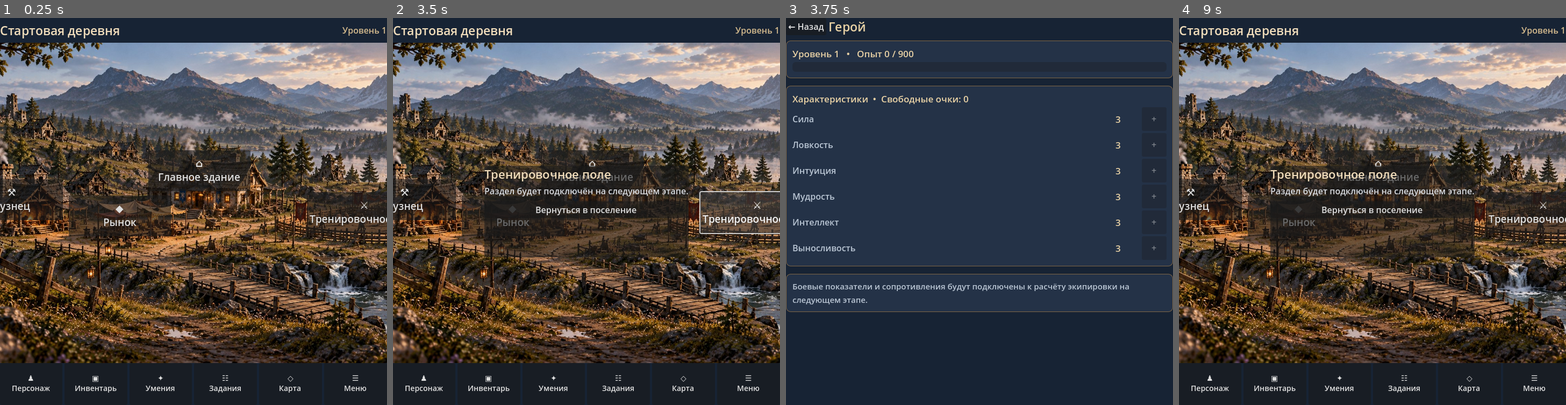
Above: before the commit, frames 1-4 (left to right).
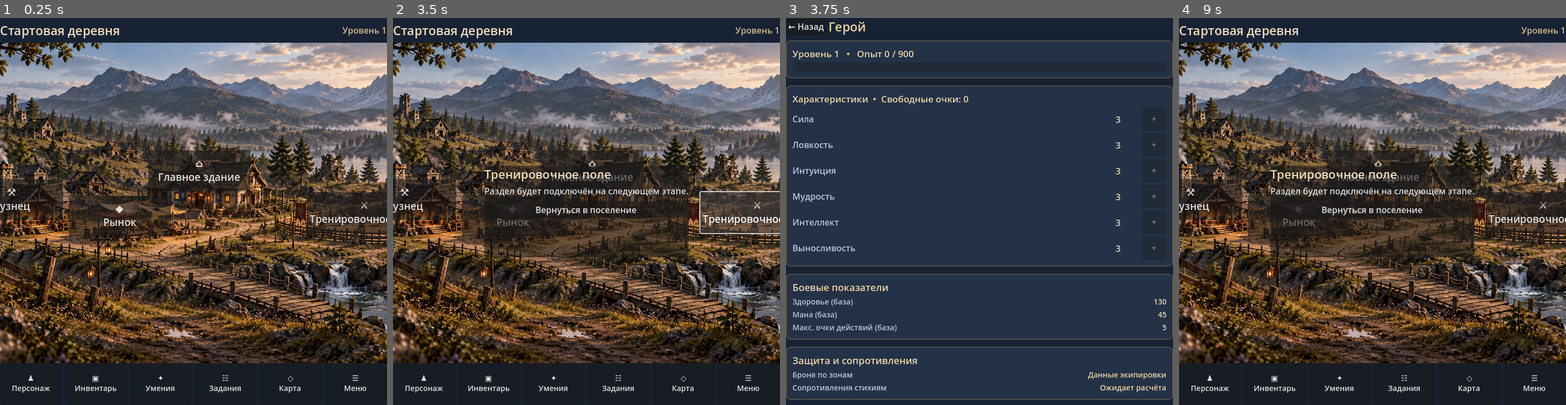
Above: after the commit, the same moments.

Repository: Archoniou1987/Battle-of-Artheon
Game: Godot game, scene res://scenes/main/main.tscn
Two runs of this game, one before a commit and one after it. Both use one fixed random seed, a clock stepped at 60 frames per second and the inputs below.
Inputs:
- Up to frame 1 (0.25 s): no input
- Up to frame 2 (3.5 s): click "⚒ Кузнец" at 0.5 s; click "◆ Рынок" at 1.25 s; click "⌂ Главное здание" at 2 s; click "⚔ Тренировочное поле" at 2.75 s
- Up to frame 3 (3.75 s): click "♟ Персонаж" at 3.5 s
- Up to frame 4 (9 s): click "▣ Инвентарь" at 4.25 s; click "✦ Умения" at 5 s; click "☷ Задания" at 5.75 s; click "◇ Карта" at 6.5 s; click "☰ Меню" at 7.25 s; click "Вернуться в поселение" at 8 s; click "← Назад" at 8.75 s

Frames 1-2 are identical in both runs. In frame 3, 2.7% of the frame differs, in the area x 0-100%, y 68-99%; in frame 4, nothing differs.

Commit message:
feat(character): split derived combat and resistance panels without invented combat formulas

Diff:
--- a/ui/character/character_screen.gd
+++ b/ui/character/character_screen.gd
@@ -19,6 +19,8 @@
 var stat_values: Dictionary = {}
 var stat_buttons: Dictionary = {}
 var back_button: Button
+var combat_section: VBoxContainer
+var resistance_section: VBoxContainer
 
 func _init(p_character: CharacterState = null) -> void:
 	character = p_character
@@ -81,11 +83,14 @@
 		plus.pressed.connect(_allocate.bind(stat))
 		row.add_child(plus)
 		stat_buttons[stat] = plus
-	var note_card := _panel()
-	body.add_child(note_card)
-	var note := _label("Боевые показатели и сопротивления будут подключены к расчёту экипировки на следующем этапе.", 15, MUTED)
-	note.autowrap_mode = TextServer.AUTOWRAP_WORD_SMART
-	note_card.add_child(note)
+	var combat_card := _panel()
+	body.add_child(combat_card)
+	combat_section = VBoxContainer.new()
+	combat_card.add_child(combat_section)
+	var resist_card := _panel()
+	body.add_child(resist_card)
+	resistance_section = VBoxContainer.new()
+	resist_card.add_child(resistance_section)
 	refresh()
 
 func _panel() -> PanelContainer:
@@ -127,3 +132,36 @@
 	for stat in STAT_ORDER:
 		(stat_values[stat] as Label).text = str(progression.base_stats.get(stat, 0))
 		(stat_buttons[stat] as Button).disabled = progression.unspent_stat_points <= 0
+	_refresh_derived_sections()
+
+func _refresh_derived_sections() -> void:
+	for child in combat_section.get_children():
+		combat_section.remove_child(child)
+		child.queue_free()
+	for child in resistance_section.get_children():
+		resistance_section.remove_child(child)
+		child.queue_free()
+	combat_section.add_child(_label("Боевые показатели", 18, GOLD))
+	resistance_section.add_child(_label("Защита и сопротивления", 18, GOLD))
+	if character == null:
+		return
+	# Only values already defined by CharacterCombatBuilder are displayed.
+	# Other combat formulas will be connected when their data contracts are finalized.
+	var stats := character.progression.base_stats
+	var hp := 100 + int(stats.get("END", 0)) * 10
+	var mana := int(stats.get("WIS", 0)) * 15
+	_add_derived_row(combat_section, "Здоровье (база)", str(hp))
+	_add_derived_row(combat_section, "Мана (база)", str(mana))
+	_add_derived_row(combat_section, "Макс. очки действий (база)", "5")
+	_add_derived_row(resistance_section, "Броня по зонам", "Данные экипировки")
+	_add_derived_row(resistance_section, "Сопротивления стихиям", "Ожидает расчёта")
+
+
+func _add_derived_row(parent: VBoxContainer, caption: String, value: String) -> void:
+	var row := HBoxContainer.new()
+	parent.add_child(row)
+	var left := _label(caption, 14, MUTED)
+	left.size_flags_horizontal = Control.SIZE_EXPAND_FILL
+	row.add_child(left)
+	var right := _label(value, 14, GOLD)
+	row.add_child(right)
